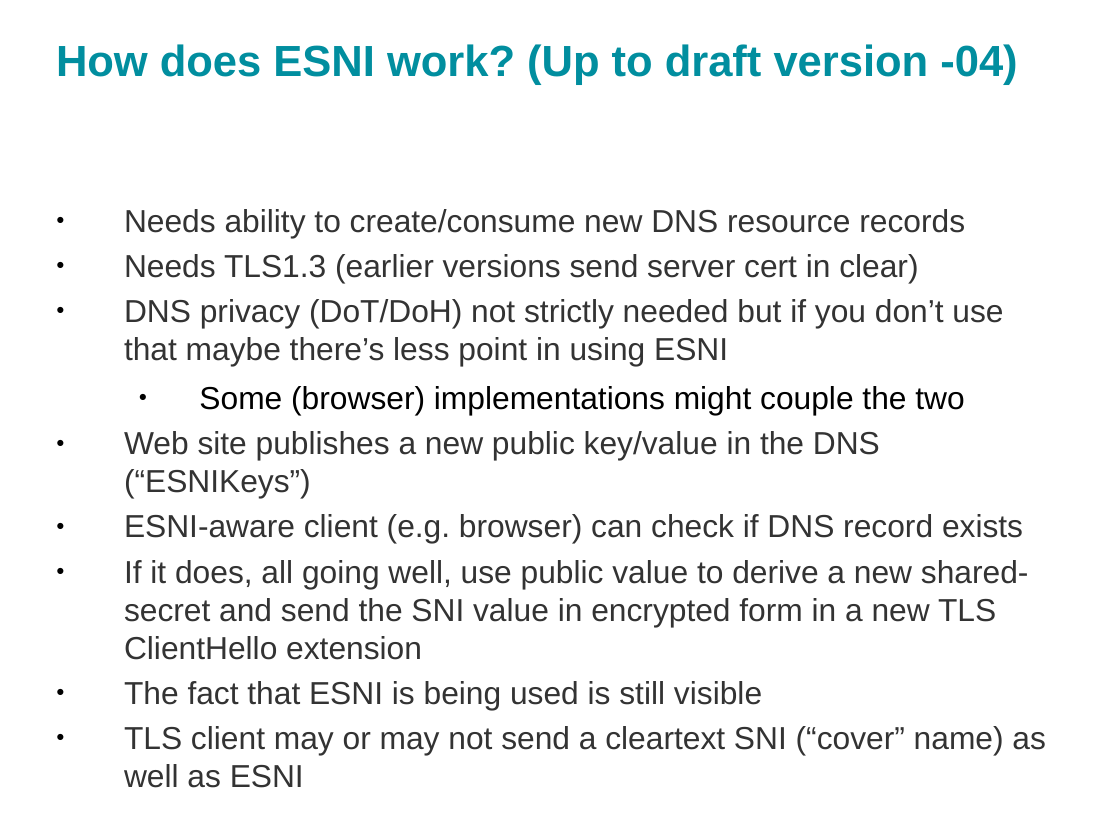
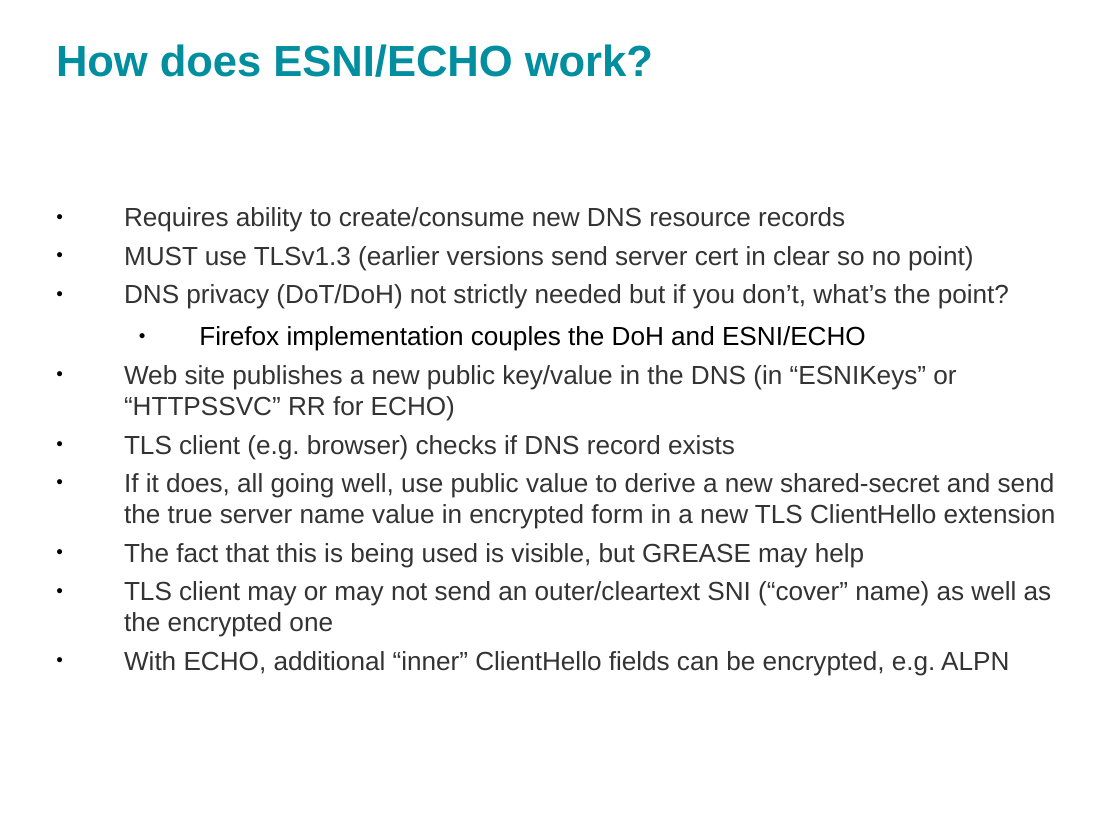
Before and after one commit to sftcd/cs7053, a slide deck: slide 14 of 2016lectures/13-echo.odp. Drawn at 1120x840 pixels with LibreOffice and Linux fonts; fonts in the diff are those of the drawing. Boxes give left, top, right and bottom in pixels: in the first picture for what was removed or moved away, otherwise in the second. Text is boxed around its words. In the diff, an @@ line names an element or a change of style, - is before the commit and + after.

```diff
--- a/2016lectures/13-echo.odp
+++ b/2016lectures/13-echo.odp
@@ title at bbox=[56, 44, 653, 77]: text changed @@
-How does ESNI work? (Up to draft version -04)
+How does ESNI/ECHO work?
@@ text at bbox=[124, 207, 1056, 676]: text changed; size 20.4 to 16.8 pt @@
-● Needs ability to create/consume new DNS resource records
-● Needs TLS1.3 (earlier versions send server cert in clear)
-● DNS privacy (DoT/DoH) not strictly needed but if you don’t use that maybe there’s less point in using ESNI
-  ● Some (browser) implementations might couple the two
-● Web site publishes a new public key/value in the DNS (“ESNIKeys”)
-● ESNI-aware client (e.g. browser) can check if DNS record exists
-● If it does, all going well, use public value to derive a new shared-secret and send the SNI value in encrypted form in a new TLS ClientHello extension
-● The fact that ESNI is being used is still visible
-● TLS client may or may not send a cleartext SNI (“cover” name) as well as ESNI
+● Requires ability to create/consume new DNS resource records
+● MUST use TLSv1.3 (earlier versions send server cert in clear so no point)
+● DNS privacy (DoT/DoH) not strictly needed but if you don’t, what’s the point?
+  ● Firefox implementation couples the DoH and ESNI/ECHO
+● Web site publishes a new public key/value in the DNS (in “ESNIKeys” or “HTTPSSVC” RR for ECHO)
+● TLS client (e.g. browser) checks if DNS record exists
+● If it does, all going well, use public value to derive a new shared-secret and send the true server name value in encrypted form in a new TLS ClientHello extension
+● The fact that this is being used is visible, but GREASE may help
+● TLS client may or may not send an outer/cleartext SNI (“cover” name) as well as the encrypted one
+● With ECHO, additional “inner” ClientHello fields can be encrypted, e.g. ALPN
```
Also in this commit, not shown: 11 other slides changed, 1 slide removed, 2 other files.
